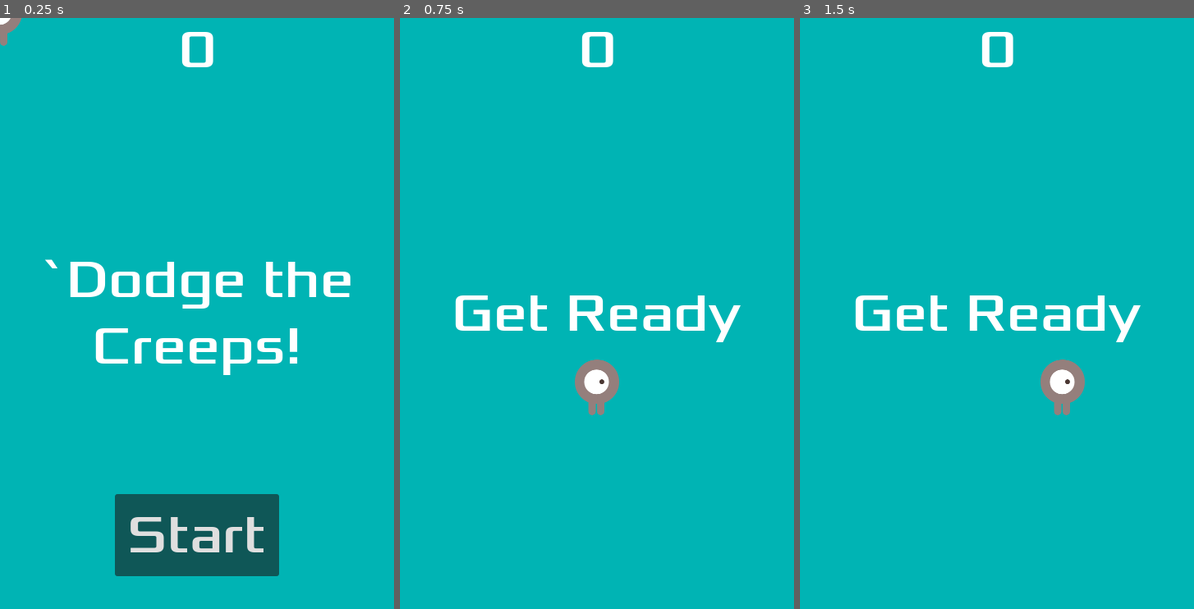
Above: before the commit, frames 1-3 (left to right).
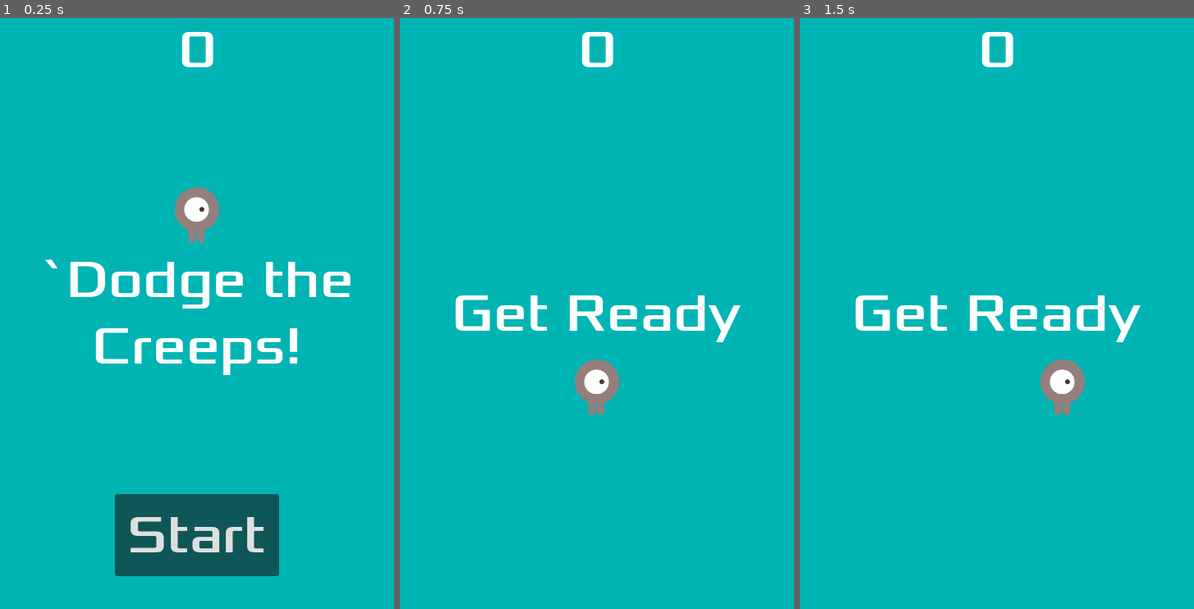
Above: after the commit, the same moments.

Repository: ittokunvim/learning-godot
Game: Godot game, scene res://main.tscn
Same seed, same stepped clock (60 frames per second), same inputs: the game is played once before the commit and once after it.
Inputs:
- Up to frame 1 (0.25 s): no input
- Up to frame 2 (0.75 s): click "Start" at 0.5 s
- Up to frame 3 (1.5 s): tap Enter at 1.25 s; hold Right (move_right) from 1.28 s (still down)

The runs differ from the first frame. In frame 1, 0.9% of the frame differs, in the area x 0-56%, y 0-39%; in frame 2, nothing differs; in frame 3, nothing differs.

Commit message:
fix: :recycle: first_2d_game - Refactor codes

Diff:
--- a/first_2d_game/hud.gd
+++ b/first_2d_game/hud.gd
@@ -2,16 +2,6 @@
 
 # ボタンが押された時にメインに通知する
 signal start_game
-
-
-# Called when the node enters the scene tree for the first time.
-func _ready() -> void:
-	pass # Replace with function body.
-
-
-# Called every frame. 'delta' is the elapsed time since the previous frame.
-func _process(delta: float) -> void:
-	pass
 
 
 # メッセージを表示し、タイマーもスタートする
--- a/first_2d_game/main.gd
+++ b/first_2d_game/main.gd
@@ -3,14 +3,7 @@
 @export var mob_scene: PackedScene # モブシーンを定義
 var score
 
-func _ready() -> void:
-	pass
-
-
-func _process(_delta: float) -> void:
-	pass
-
-
+# ゲームオーバー時に実行される関数
 func game_over() -> void:
 	$ScoreTimer.stop()
 	$MobTimer.stop()
@@ -21,6 +14,7 @@
 	$DeathSound.play()
 
 
+# ゲーム開始時に実行される関数
 func new_game() -> void:
 	score = 0
 	$Player.start($StartPosition.position)
@@ -34,6 +28,7 @@
 	$Music.play()
 
 
+# タイムアウトごとにスコアを加算し反映する
 func _on_score_timer_timeout() -> void:
 	score += 1
 
--- a/first_2d_game/main.tscn
+++ b/first_2d_game/main.tscn
@@ -26,6 +26,7 @@
 color = Color(0, 0.7058824, 0.7058824, 1)
 
 [node name="Player" parent="." unique_id=1353397723 instance=ExtResource("1_ig7tw")]
+position = Vector2(240, 240)
 
 [node name="MobTimer" type="Timer" parent="." unique_id=285980962]
 wait_time = 0.5
--- a/first_2d_game/mob.gd
+++ b/first_2d_game/mob.gd
@@ -1,12 +1,10 @@
 extends RigidBody2D
 
 
+# モブを画面外からランダムに配置する
 func _ready() -> void:
-	# モブのアニメーションの配列を取得
 	var mob_types = Array($AnimatedSprite2D.sprite_frames.get_animation_names())
-	# アニメーションをランダムに設定
 	$AnimatedSprite2D.animation = mob_types.pick_random()
-	# アニメーションを実行
 	$AnimatedSprite2D.play()
 
 
@@ -14,6 +12,6 @@
 	position.x += 5.0
 
 
+# モブが画面外に出たら削除する
 func _on_visible_on_screen_notifier_2d_screen_exited() -> void:
-	# モブが画面外に出たら削除する
 	queue_free()
--- a/first_2d_game/player.gd
+++ b/first_2d_game/player.gd
@@ -5,12 +5,12 @@
 @export var speed = 400 # プレイヤーの移動速度(pixels/sec).
 var screen_size # ゲームの画面サイズ
 
-
+# ゲーム起動時にゲーム画面のサイズを取得する
 func _ready() -> void:
-	# ゲーム画面のサイズを取得
 	screen_size = get_viewport_rect().size
 
 
+# プレイヤーの動きやアニメーションを実行する関数
 func _process(delta: float) -> void:
 	# 矢印キーに対応する方向を定義
 	var velocity = Vector2.ZERO
@@ -43,13 +43,15 @@
 		$AnimatedSprite2D.animation = "up"
 		$AnimatedSprite2D.flip_v = velocity.y > 0
 
-# プレイヤーに当たり判定があった時に実行される関数
+
+# 当たり判定時にプレイヤー自身を隠し、判定をメインに送信する
 func _on_body_entered(_body: Node2D) -> void:
 	hide()
 	hit.emit()
 	# 当たり判定を無効にする（この関数は当たり判定時、1度だけ実行される）
 	$CollisionShape2D.set_deferred("disabled", true)
 
+
 # プレイヤーの初期化を行う
 func start(pos):
 	position = pos
